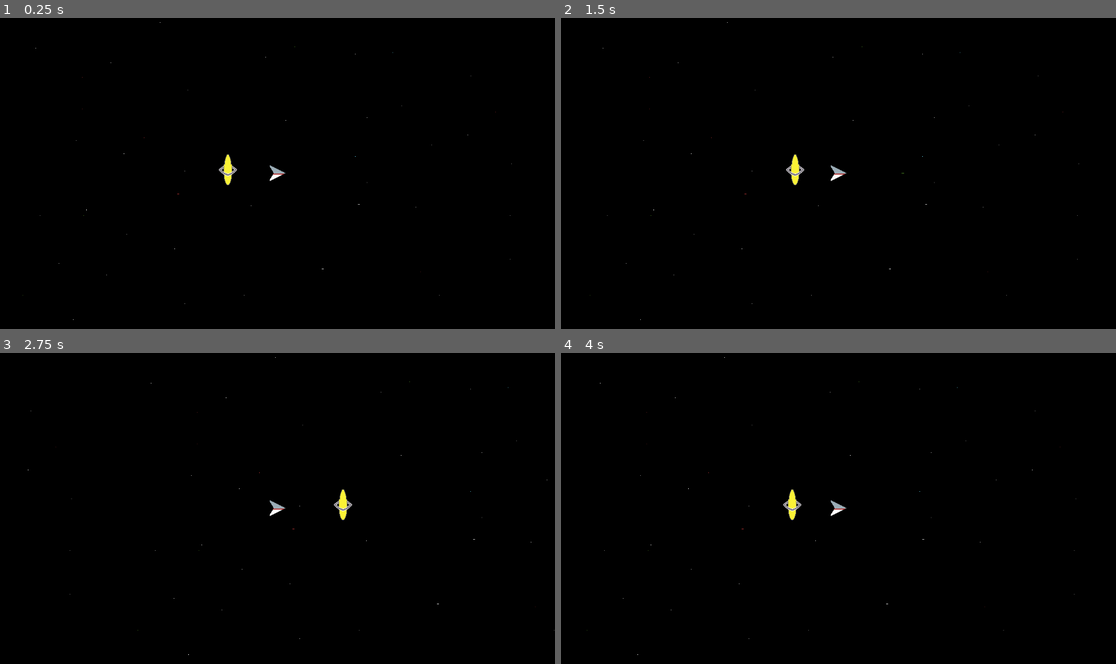
Above: before the commit, frames 1-4 (two rows, left to right).
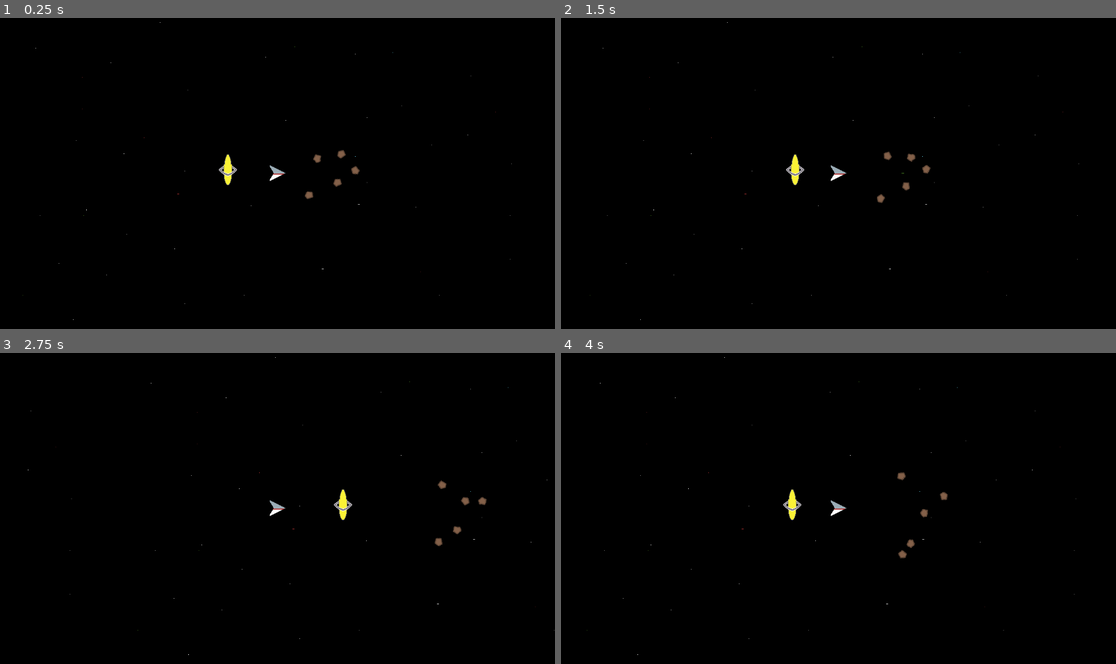
Above: after the commit, the same moments.

Repository: BenjaminRogers/Drone-Tender
Game: Godot game, scene res://Levels/world_1.tscn
Two runs of this game, one before a commit and one after it. Both use one fixed random seed, a clock stepped at 60 frames per second and the inputs below.
Inputs:
- Up to frame 1 (0.25 s): no input
- Up to frame 2 (1.5 s): hold Right (ui_right) 0.53-1.28 s; hold X (Stop) 0.53-1.28 s; hold S (backwards) from 1.28 s (still down); tap Space (shoot) at 1.35 s
- Up to frame 3 (2.75 s): release S (backwards) at 2.03 s; hold Right (ui_right) from 2.03 s (still down); hold X (Stop) from 2.03 s (still down)
- Up to frame 4 (4 s): release Right (ui_right) at 2.78 s; release X (Stop) at 2.78 s; hold W (forward) 2.78-3.53 s; tap Space (shoot) at 2.85 s; hold Left (ui_left) from 3.53 s (still down); hold X (Stop) from 3.53 s (still down)

The runs differ from the first frame. In frame 1, 0.2% of the frame differs, in the area x 54-65%, y 42-59%; in frame 2, 0.2%; in frame 3, 0.2%; in frame 4, 0.2%, in the area x 60-70%, y 38-67%.

Commit message:
Randomized asteroid initial movement

Diff:
--- /dev/null
+++ b/spaceminer/Levels/Objects/Scenes/tiny_asteroid.tscn
@@ -0,0 +1,19 @@
+[gd_scene load_steps=4 format=3 uid="uid://b2776j8ftk1i5"]
+
+[ext_resource type="Script" uid="uid://dlt7aop3geg0a" path="res://Levels/Objects/Scripts/tiny_asteroid.gd" id="1_vr6x5"]
+[ext_resource type="Texture2D" uid="uid://ceqmfr4hnnuce" path="res://Levels/Sprites/Asteroids/meteorBrown_tiny1.png" id="1_x4lyr"]
+
+[sub_resource type="CapsuleShape2D" id="CapsuleShape2D_46yr2"]
+radius = 7.0
+height = 14.0
+
+[node name="TinyAsteroidRoot" type="RigidBody2D"]
+gravity_scale = 0.0
+script = ExtResource("1_vr6x5")
+
+[node name="Sprite2D" type="Sprite2D" parent="."]
+texture_filter = 1
+texture = ExtResource("1_x4lyr")
+
+[node name="CollisionShape2D" type="CollisionShape2D" parent="."]
+shape = SubResource("CapsuleShape2D_46yr2")
--- /dev/null
+++ b/spaceminer/Levels/Objects/Scripts/tiny_asteroid.gd
@@ -0,0 +1,24 @@
+extends RigidBody2D
+var rand_rotation_range = 5
+var rand_movement_range = 10
+var has_been_hit = false
+@onready var rand_rotation = Asteroid.randomize_rotation(rand_rotation_range)
+@onready var rand_movement = Asteroid.randomize_movement(rand_movement_range)
+# Called when the node enters the scene tree for the first time.
+func _ready() -> void:
+	set_inertia(.1)
+	set_contact_monitor(true)
+	set_max_contacts_reported(1)
+	#set_angular_velocity(Asteroid.randomize_rotation(rand_rotation_range))
+	#FloatingText.display_text(str("Mass: ", mass), global_position, true)
+# Called every frame. 'delta' is the elapsed time since the previous frame.
+func _physics_process(delta: float) -> void:
+	if get_contact_count() > 0:
+		has_been_hit = true
+	if not has_been_hit:
+		apply_force(rand_movement)
+		set_angular_velocity(rand_rotation)
+	#print(get_contact_count())
+	#set_angular_velocity(rand_rotation)
+	#transform.y += lateral * delta
+	#rotation += rand_rotation * delta
--- a/spaceminer/Levels/world_1.tscn
+++ b/spaceminer/Levels/world_1.tscn
@@ -1,8 +1,9 @@
-[gd_scene load_steps=4 format=3 uid="uid://boomig0fm0263"]
+[gd_scene load_steps=5 format=3 uid="uid://boomig0fm0263"]
 
 [ext_resource type="PackedScene" uid="uid://bel4yswwdqdmk" path="res://Ships/ship_1.tscn" id="1_0pcov"]
 [ext_resource type="Texture2D" uid="uid://453v3dpe6klu" path="res://Levels/Sprites/space_background_1.png" id="1_s0jy6"]
 [ext_resource type="PackedScene" uid="uid://biqrgq620lk12" path="res://Levels/Objects/Scenes/space_station_1_root.tscn" id="3_oy40b"]
+[ext_resource type="PackedScene" uid="uid://b2776j8ftk1i5" path="res://Levels/Objects/Scenes/tiny_asteroid.tscn" id="4_wpq67"]
 
 [node name="World1" type="Node2D"]
 
@@ -25,4 +26,17 @@
 [node name="SpaceStation1Root" parent="." instance=ExtResource("3_oy40b")]
 position = Vector2(471, 313)
 
-[node name="SubViewport" type="SubViewport" parent="."]
+[node name="TinyAsteroid" parent="." instance=ExtResource("4_wpq67")]
+position = Vector2(735, 315)
+
+[node name="TinyAsteroid2" parent="." instance=ExtResource("4_wpq67")]
+position = Vector2(639, 365)
+
+[node name="TinyAsteroid3" parent="." instance=ExtResource("4_wpq67")]
+position = Vector2(656, 290)
+
+[node name="TinyAsteroid4" parent="." instance=ExtResource("4_wpq67")]
+position = Vector2(698, 339)
+
+[node name="TinyAsteroid5" parent="." instance=ExtResource("4_wpq67")]
+position = Vector2(706, 280)
--- a/spaceminer/Ships/ship.gd
+++ b/spaceminer/Ships/ship.gd
@@ -7,20 +7,15 @@
 var previous_position: Vector2
 var speed_vector: Vector2
 var actual_speed: float = 0
+
 func fire_projectile(projectile: Resource) -> void:
 	var projectile_instance = projectile.instantiate()
 	%AimOrigin.add_child(projectile_instance)
 	projectile_instance.global_position = %AimOrigin.global_position
 	projectile_instance.global_rotation = %AimOrigin.global_rotation
 	#projectile_instance.speed += abs(velocity.x + velocity.y)
+
 func _physics_process(delta: float) -> void:
-	# Get the input direction and handle the movement/deceleration.
-	# As good practice, you should replace UI actions with custom gameplay actions.
-	#var direction := Input.get_axis("ui_left", "ui_right")
-	#if direction:
-		#velocity.x = direction * SPEED
-	#else:
-		#velocity.x = move_toward(velocity.x, 0, SPEED)
 	var direction_input = Input.get_axis("backwards", "forward")
 	var rotation_input = Input.get_axis("rotate_left", "rotate_right")
 	var lateral_input = Input.get_axis("lateral_left", "lateral_right")
--- /dev/null
+++ b/spaceminer/Singletons/Asteroid.gd
@@ -0,0 +1,24 @@
+extends RigidBody2D
+var rng = RandomNumberGenerator.new()
+#@onready var direction = rng.randf_range(-20, 20)
+#@onready var lateral = rng.randf_range(-20, 20)
+#@onready var rand_rotation = rng.randf_range(-1, 1)
+func randomize_movement(direction) -> Vector2:
+	var new_direction = randf_range((direction * -1), direction)
+	var new_lateral = randf_range((direction * -1), direction)
+	return Vector2(new_direction, new_lateral)
+func randomize_rotation(rotation_range) -> float:
+	var new_rotation = randf_range((rotation_range * -1), rotation_range)
+	return new_rotation
+func randomize_mass(mass_range) -> float:
+	var new_mass = randf_range(0.1, mass_range)
+	return new_mass
+
+# Called when the node enters the scene tree for the first time.
+func _ready() -> void:
+	pass # Replace with function body.
+
+
+# Called every frame. 'delta' is the elapsed time since the previous frame.
+func _process(delta: float) -> void:
+	pass
--- /dev/null
+++ b/spaceminer/Singletons/floating_text.gd
@@ -0,0 +1,27 @@
+extends Node
+
+
+func display_text(value, position: Vector2, is_persistent: bool = false):
+	var text_label = Label.new()
+	text_label.text = str(value)
+	text_label.label_settings = LabelSettings.new()
+
+	var color = "#FFF"
+
+	text_label.label_settings.font_color = color
+	text_label.label_settings.font_size = 20
+	text_label.label_settings.outline_color = "#000"
+	text_label.label_settings.outline_size = 10
+	call_deferred("add_child", text_label)
+	await text_label.resized
+	text_label.global_position.x = position.x - (text_label.size.x / 2)
+	text_label.global_position.y = position.y - 40
+	#text_label.pivot_offset = Vector2(text_label.size / 2)
+
+	if not is_persistent:
+		var movement_tween = create_tween()
+		movement_tween.set_parallel(true)
+		movement_tween.tween_property(text_label, "position:y", text_label.position.y -5, .25).set_ease(Tween.EASE_OUT)
+		movement_tween.tween_property(text_label, "position:y", text_label.position.y, 0.5).set_ease(Tween.EASE_IN).set_delay(.5)
+		await movement_tween.finished
+		text_label.queue_free()
--- a/spaceminer/project.godot
+++ b/spaceminer/project.godot
@@ -14,6 +14,11 @@
 run/main_scene="uid://boomig0fm0263"
 config/features=PackedStringArray("4.4", "Forward Plus")
 config/icon="res://icon.svg"
+
+[autoload]
+
+FloatingText="*res://Singletons/floating_text.gd"
+Asteroid="*res://Singletons/Asteroid.gd"
 
 [input]
 
Not shown, added: spaceminer/Levels/Objects/Scripts/tiny_asteroid.gd.uid
Not shown, added: spaceminer/Singletons/Asteroid.gd.uid
Not shown, added: spaceminer/Singletons/floating_text.gd.uid
